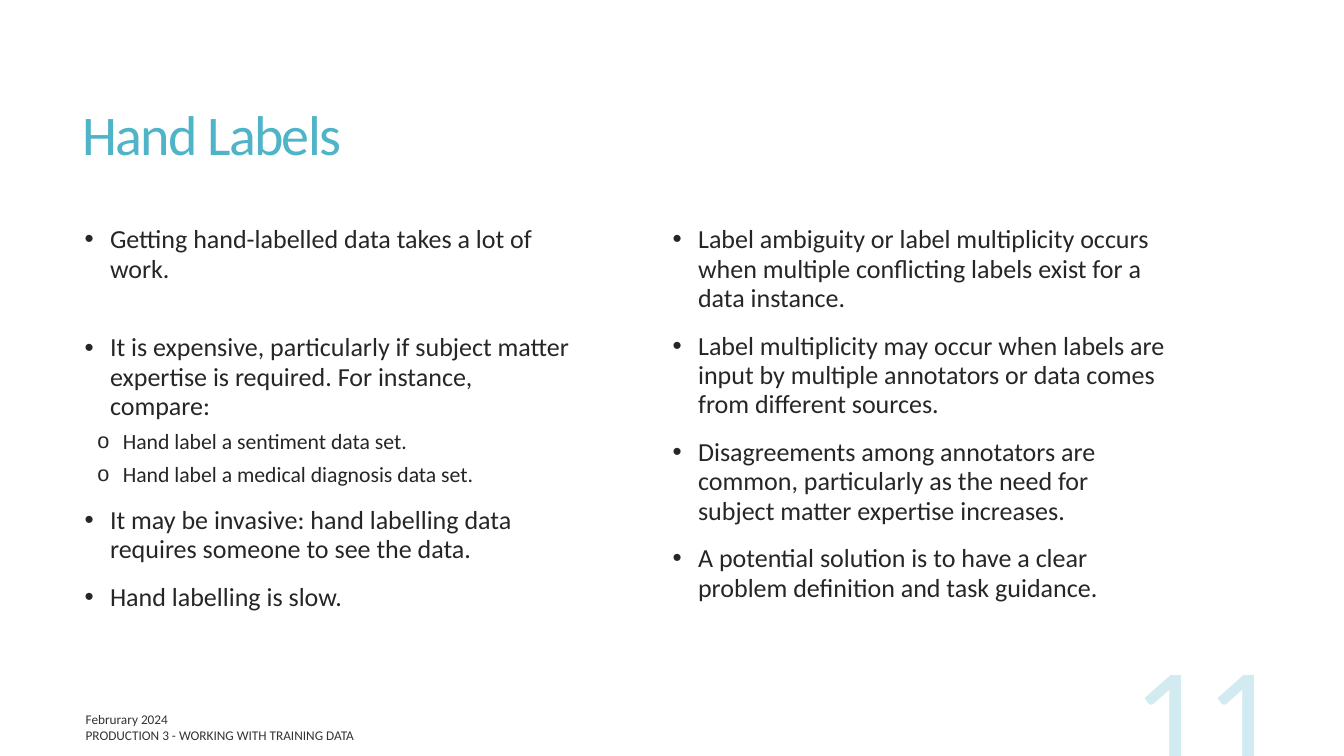
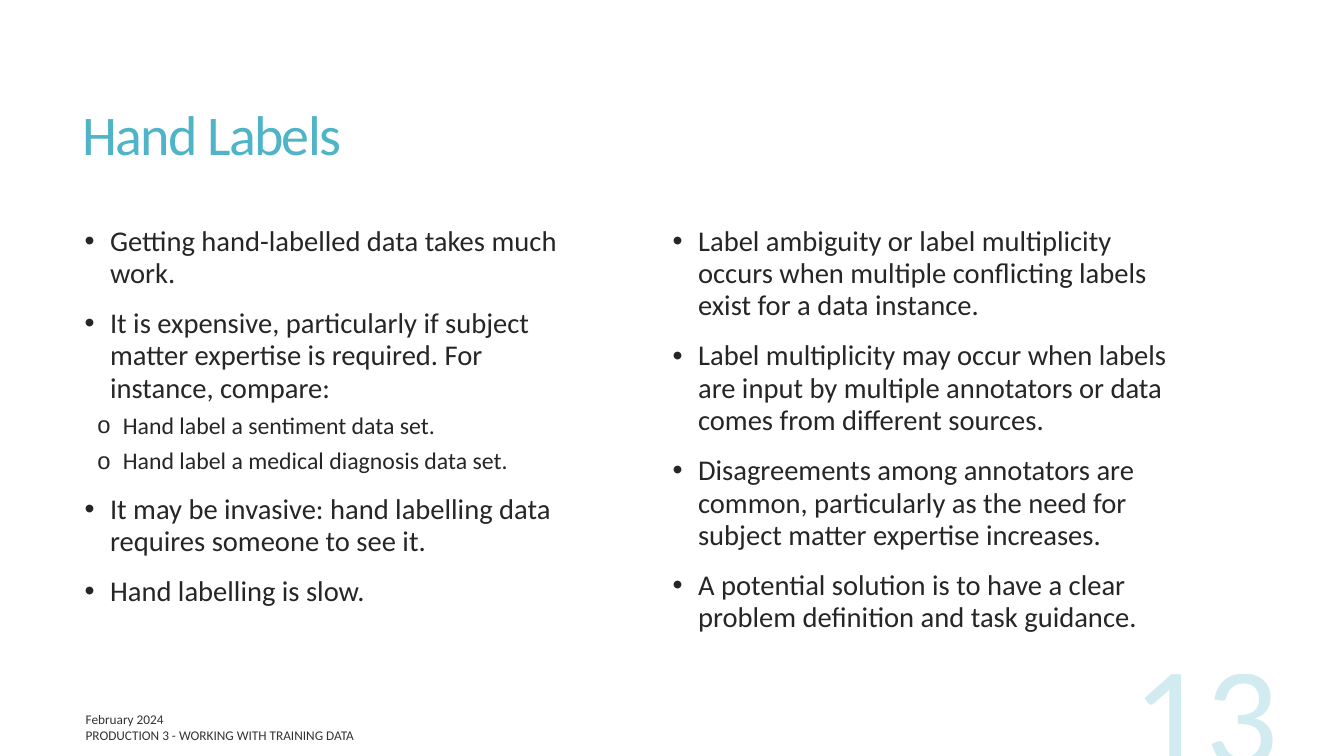
Before and after one commit to UofT-DSI/production, a slide deck: slide 13 of docs/part_3/production_3.pptx (slide 11 before the commit). Drawn at 1344x756 pixels with LibreOffice and Linux fonts; fonts in the diff are those of the drawing. Boxes give left, top, right and bottom in pixels: in the first picture for what was removed or moved away, otherwise in the second. Text is boxed around its words. In the diff, an @@ line names an element or a change of style, - is before the commit and + after.

```diff
--- a/docs/part_3/production_3.pptx
+++ b/docs/part_3/production_3.pptx
@@ text at (110,231,557,283): text changed; size 18.6 to 20.4 pt @@
-• Getting hand-labelled data takes a lot of work.
+• Getting hand-labelled data takes much work.
@@ text "Label ambiguity or label multiplicity ..." at (698,231,1166,632): size 18.6 to 20.4 pt @@
@@ text at (110,313,529,606): size 18.6 to 20.4 pt in "It is expensive, particularly if subject matter ...", "Hand labelling is slow."; size 15.5 to 17 pt in "Hand label a sentiment data set.", "Hand label a medical diagnosis data set." @@
@@ text at (110,499,550,556): text changed; size 18.6 to 20.4 pt @@
-• It may be invasive: hand labelling data requires someone to see the data.
+• It may be invasive: hand labelling data requires someone to see it.
@@ page number at (966,648,1289,756): text changed @@
-11
+13
@@ text at (86,715,164,726): text changed @@
-Februrary 2024
+February 2024
```
Also in this commit, not shown: 23 other slides changed, 4 slides added, 11 other files.
